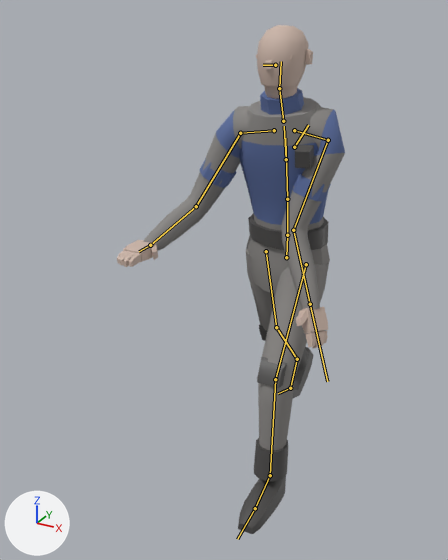
Two versions of the FBX model unity/HorrorGame/Assets/Models/Characters/Player.fbx, one commit apart.
Camera for both pictures: a camera (50 mm lens) standing at (0.819, -2.005, 1.717) and looking at (-0.196, -0.161, 0.794). The lights are fixed; the arrows at lower left show +X, +Y and +Z. The older version comes first. Both versions are drawn at frame 13 of the action 'Run'; the numbers are the values there. The bones that change, and the others that lie on the model, are drawn over the model as lines.

The first picture shows 'Player_Body'.
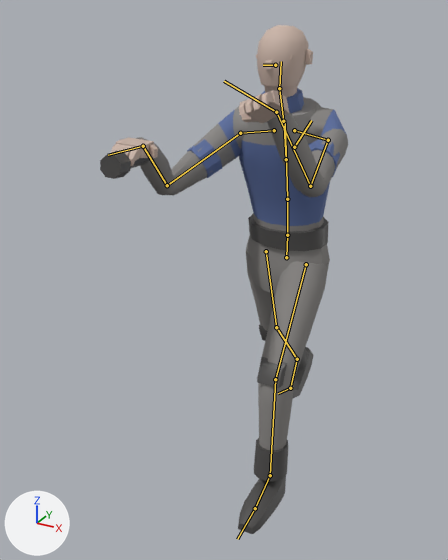
What differs and where, as boxes (x1, y1, x2, y2) in the pictures (448 x 560 px):
'Player_Body', posed
    before: (117, 25, 345, 534)
    after: (238, 25, 330, 534)
'Player_Arms', now drawn
    after: (111, 90, 348, 197)
    faces in mat_player_coverall (grey #8a8885): (136, 106, 348, 197)
    faces in mat_player_skin (beige #cbb5a8): (111, 90, 289, 166)
    faces in mat_role_listener (blue #596c9e): (187, 110, 347, 178)
'Player_Torch', now drawn
    after: (100, 151, 150, 179)
bone 'LeftUpperArm', root to tip
    before: (328, 140) to (293, 230)
    after: (328, 140) to (310, 186)
bone 'LeftLowerArm', root to tip
    before: (293, 230) to (310, 304)
    after: (310, 186) to (276, 112)
bone 'LeftHand', root to tip
    before: (310, 304) to (327, 381)
    after: (276, 112) to (224, 81)
bone 'RightUpperArm', root to tip
    before: (240, 133) to (196, 206)
    after: (240, 133) to (167, 185)
bone 'RightLowerArm', root to tip
    before: (196, 206) to (150, 245)
    after: (167, 185) to (143, 146)
bone 'RightHand', root to tip
    before: (150, 245) to (139, 251)
    after: (143, 146) to (108, 155)

The change in detail:
Bone 'LeftUpperArm' (bone_leftupperarm) turns from (-83, -10, -9) to (-7, 8, -71) degrees about its own x, y and z.
Bone 'LeftLowerArm' (bone_leftlowerarm) turns from (44, 13, 3) to (102, 30, 51) degrees about its own x, y and z.
Bone 'LeftHand' (bone_lefthand) turns from (0, 0, 0) to (-32, -44, -7) degrees about its own x, y and z.
Bone 'RightUpperArm' (bone_rightupperarm) turns from (-39, 3, 3) to (-14, -1, 48) degrees about its own x, y and z.
Bone 'RightLowerArm' (bone_rightlowerarm) turns from (3, -42, 63) to (94, -49, -17) degrees about its own x, y and z.
Bone 'RightHand' (bone_righthand) turns from (12, -12, 3) to (-39, 44, -2) degrees about its own x, y and z.
